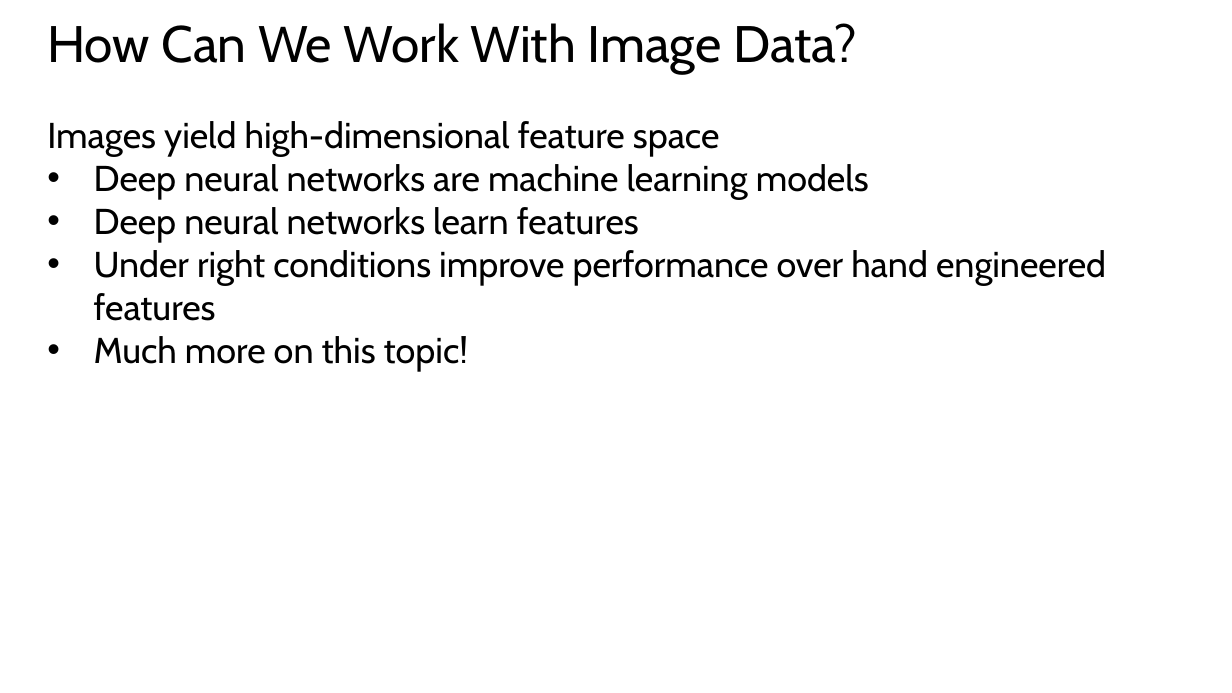
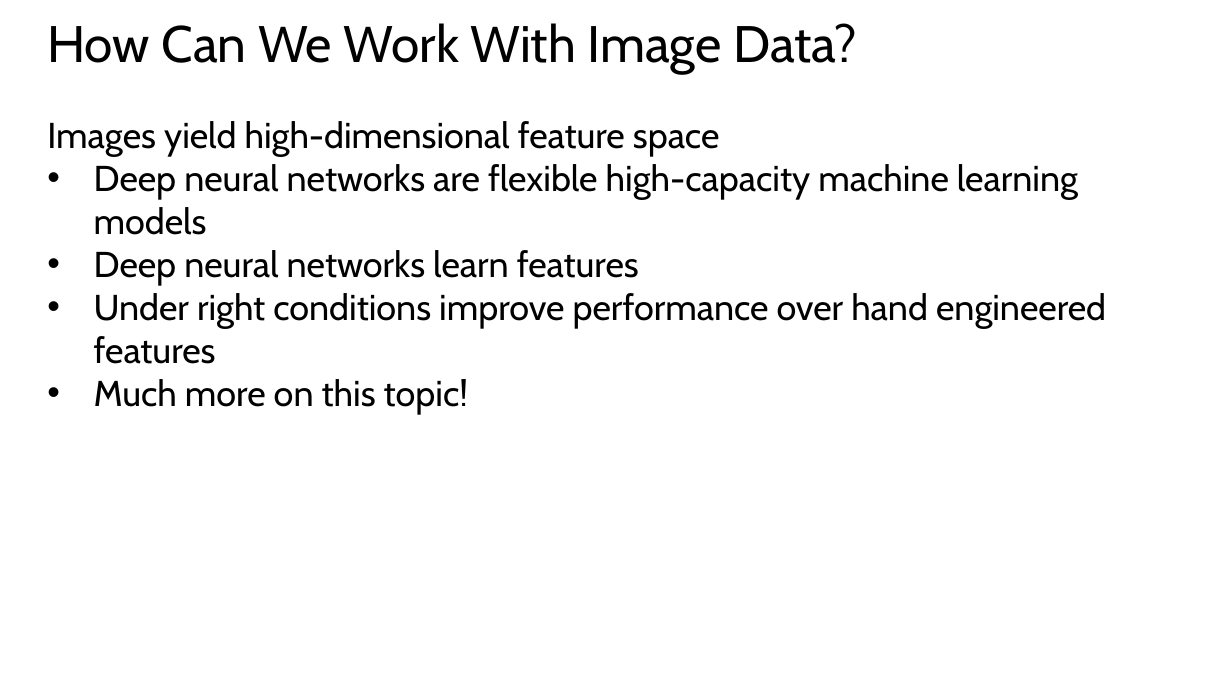
Before and after one commit to StephenElston/CSCI-E25, a slide deck: slide 18 of Slides/4_MachineLearningForCV.pptx (slide 17 before the commit). Drawn at 1232x693 pixels with LibreOffice and Linux fonts; fonts in the diff are those of the drawing. Boxes give left, top, right and bottom in pixels: in the first picture for what was removed or moved away, otherwise in the second. Text is boxed around its words. In the diff, an @@ line names an element or a change of style, - is before the commit and + after.

```diff
--- a/Slides/4_MachineLearningForCV.pptx
+++ b/Slides/4_MachineLearningForCV.pptx
@@ text at <box>94,164,1078,235</box>: text changed @@
-• Deep neural networks are machine learning models
+• Deep neural networks are flexible high-capacity machine learning models
```
Also in this commit, not shown: 11 other slides changed, 2 slides added, 1 other file.
